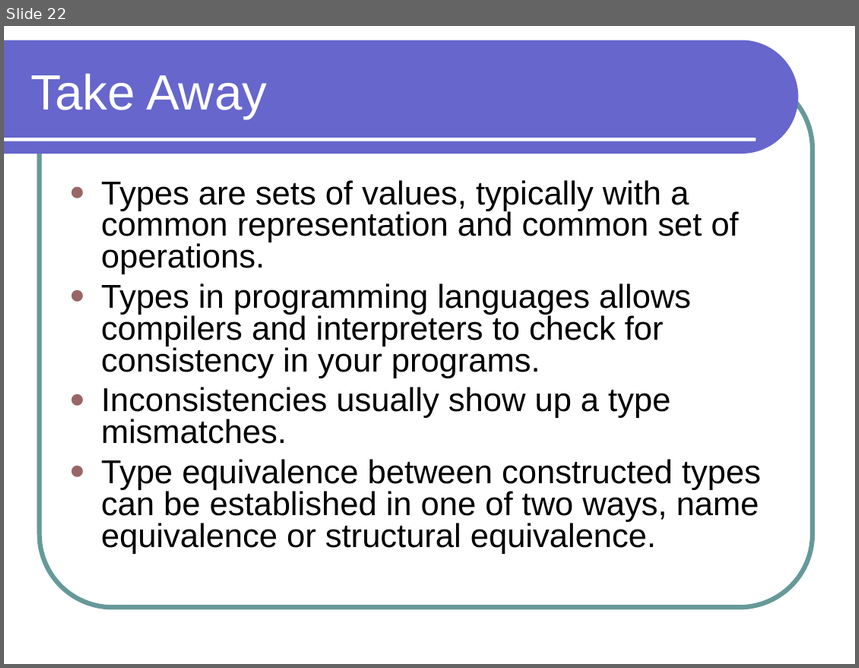
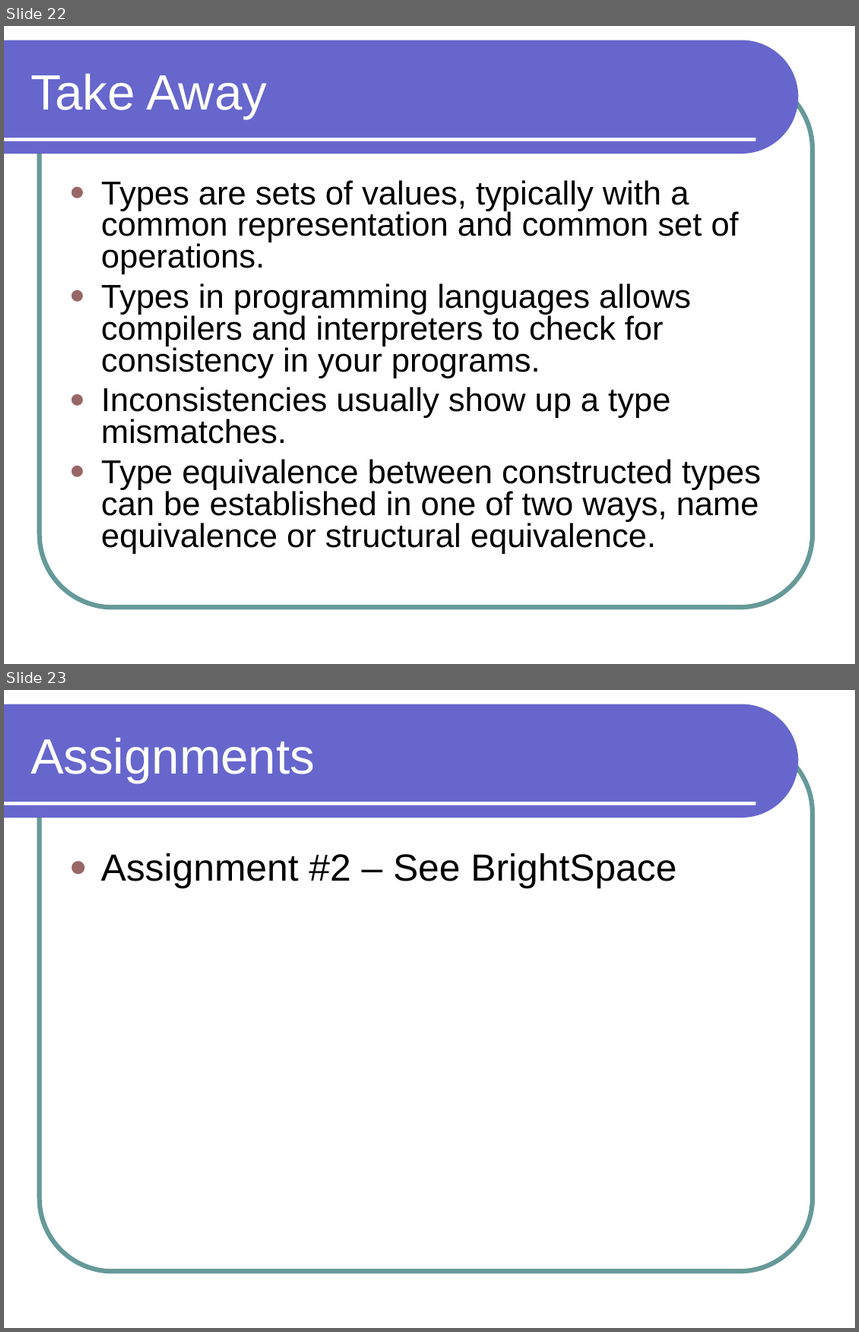
Before and after one commit to lutzhamel/CSC301, a slide deck: notes/csc301-ln003.ppt. Shown one above the other, each under a label of ours: slide 22 before the commit, slides 22 and 23 after it. The pictures are 859x668 and 859x1332 pixels, drawn with LibreOffice and Linux fonts; fonts in the diff are those of the drawing. Boxes give left, top, right and bottom in pixels: in the first picture for what was removed or moved away, otherwise in the second. Text is boxed around its words. In the diff, an @@ line names an element or a change of style, - is before the commit and + after.

```diff
--- a/notes/csc301-ln003.ppt
+++ b/notes/csc301-ln003.ppt
@@ slide 23 added at box(4, 690, 855, 1328), background #FFFFFF; not listed: 3 template elements that a slide beside it also shows @@
@@ title added at box(31, 737, 315, 783), 42 pt, text #FFFFFF @@
+Assignments
@@ text added at box(101, 853, 677, 888), 32 pt, text #000000 @@
+● Assignment #2 – See BrightSpace
```
Also in this commit, not shown: 5 other files.
